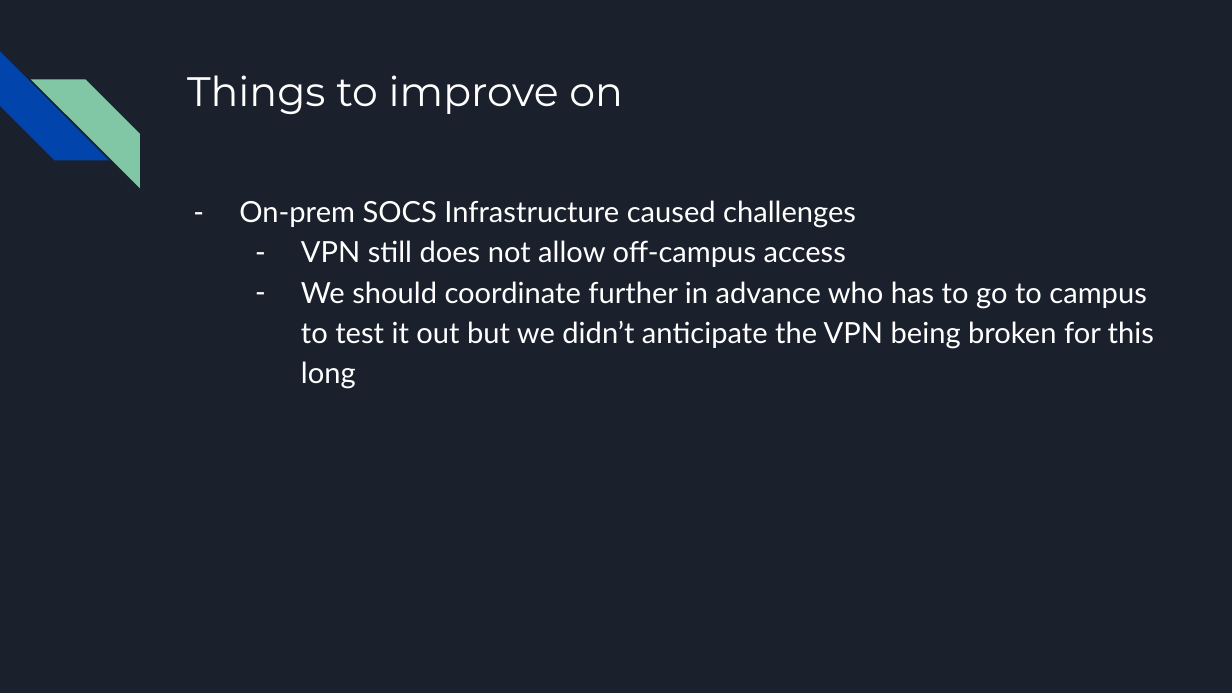
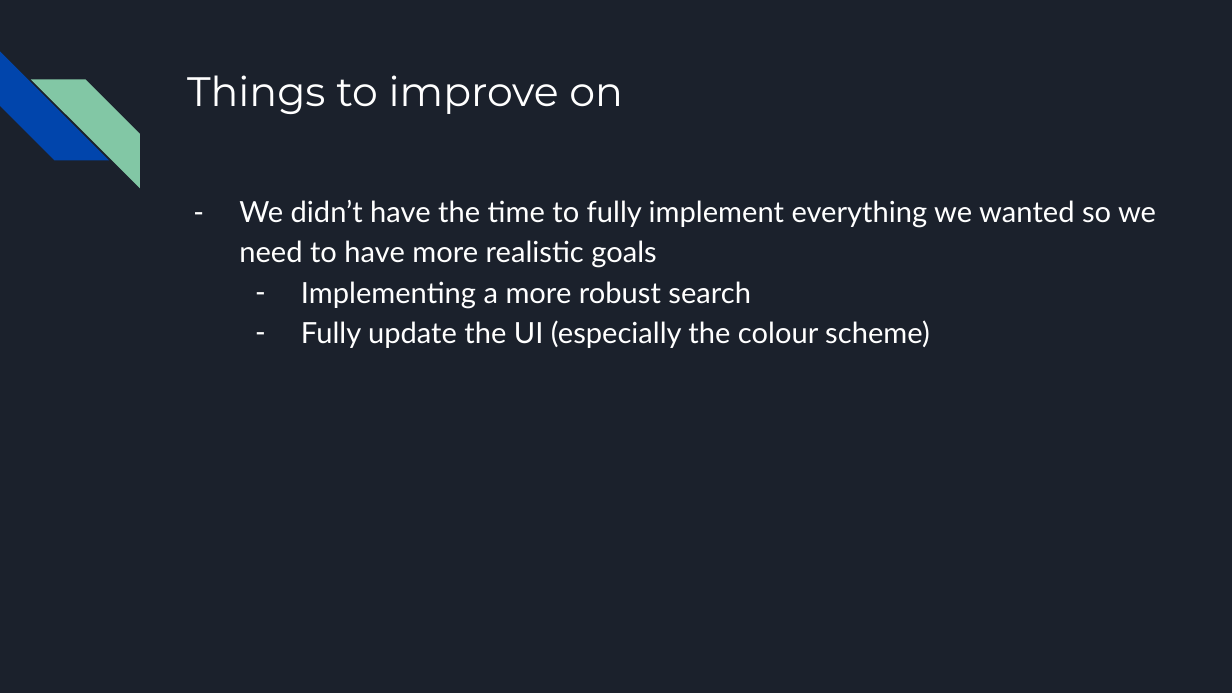
Before and after one commit to irather/Guelph-Scheduler-App, a slide deck: slide 4 of CIS3760_Retro.pptx. Drawn at 1232x693 pixels with LibreOffice and Linux fonts; fonts in the diff are those of the drawing. Boxes give left, top, right and bottom in pixels: in the first picture for what was removed or moved away, otherwise in the second. Text is boxed around its words. In the diff, an @@ line names an element or a change of style, - is before the commit and + after.

```diff
--- a/CIS3760_Retro.pptx
+++ b/CIS3760_Retro.pptx
@@ text at [239,200,1156,348]: text changed @@
-– On-prem SOCS Infrastructure caused challenges
-  – VPN still does not allow off-campus access
-  – We should coordinate further in advance who has to go to campus to test it out but we didn’t anticipate the VPN being broken for this long
+– We didn’t have the time to fully implement everything we wanted so we need to have more realistic goals
+  – Implementing a more robust search
+  – Fully update the UI (especially the colour scheme)
```
Also in this commit, not shown: 8 other slides changed, 2 slides added, 2 slides removed.
